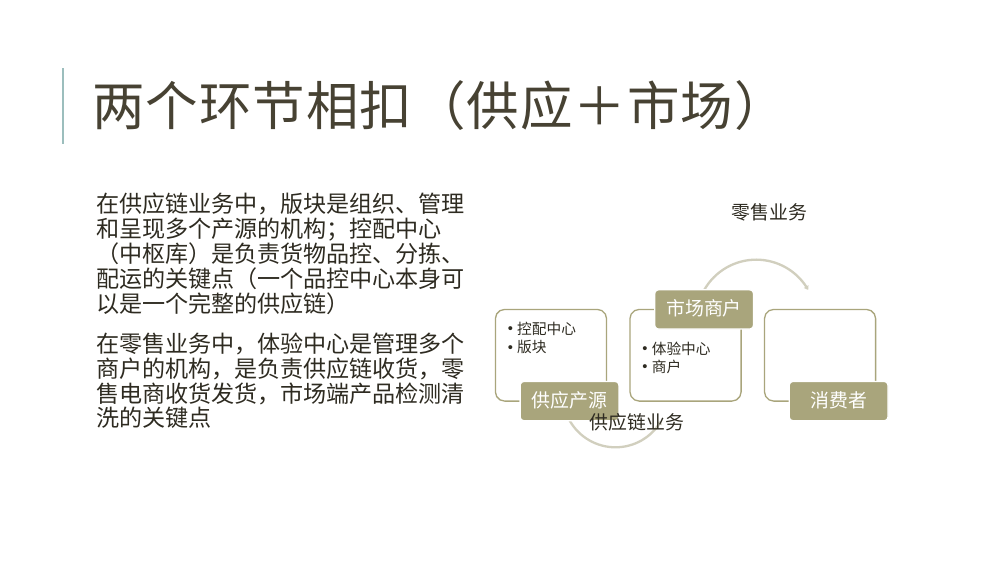
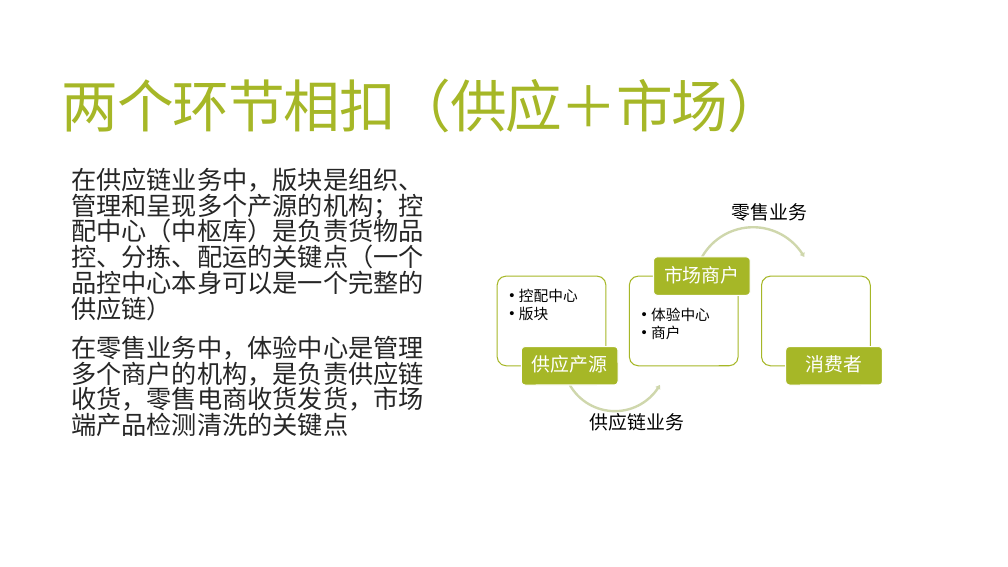
Before and after one commit to jzgi/chainsmart, a slide deck: slide 8 of Docs/品链供销平台.pptx. Drawn at 1008x567 pixels with LibreOffice and Linux fonts; fonts in the diff are those of the drawing. Boxes give left, top, right and bottom in pixels: in the first picture for what was removed or moved away, otherwise in the second. Text is boxed around its words. In the diff, an @@ line names an element or a change of style, - is before the commit and + after.

```diff
--- a/Docs/品链供销平台.pptx
+++ b/Docs/品链供销平台.pptx
@@ title "两个环节相扣（供应＋市场）": place and size @@
-title "两个环节相扣（供应＋市场）" at bbox=[92, 80, 787, 130]
+title "两个环节相扣（供应＋市场）" at bbox=[62, 78, 784, 133]
@@ title "两个环节相扣（供应＋市场）" at bbox=[62, 78, 784, 133]: size 50 to 54 pt, text colour #474233 to #A6B727, letter spacing 1 to -1.2 pt; line spacing 0.8 to 0.85 @@
@@ line removed from (63, 144) to (63, 68) @@
@@ text "在供应链业务中，版块是组织、管理和呈现多个产源的机构；控配中心（中枢库）是负责货物品控、分拣、配运的关键点（一个品控中心 ...": place and size @@
-text "在供应链业务中，版块是组织、管理和呈现多个产源的机构；控配中心（中枢库）是负责货物品控、分拣、配运的关键点（一个品控中心 ..." at bbox=[96, 192, 465, 428]
+text "在供应链业务中，版块是组织、管理和呈现多个产源的机构；控配中心（中枢库）是负责货物品控、分拣、配运的关键点（一个品控中心 ..." at bbox=[71, 167, 424, 436]
@@ text "在供应链业务中，版块是组织、管理和呈现多个产源的机构；控配中心（中枢库）是负责货物品控、分拣、配运的关键点（一个品控中心 ..." at bbox=[71, 167, 424, 436]: size 22 to 24 pt, text colour #2E2B21 to #262626; line spacing 0.9 to 0.85; less space between paragraphs @@
@@ circular arrow: place and size @@
-circular arrow at bbox=[694, 257, 819, 382]
+circular arrow at bbox=[692, 225, 815, 348]
@@ circular arrow at bbox=[692, 225, 815, 348]: fill #D1CFBF to #D0D8AD; proportions changed @@
@@ rounded rectangle: place and size @@
-rounded rectangle at bbox=[495, 309, 606, 401]
+rounded rectangle at bbox=[498, 276, 606, 366]
@@ text colour #2E2B21 to #000000 in 4 elements at bbox=[590, 409, 684, 431], bbox=[732, 203, 808, 221], bbox=[519, 288, 578, 320], bbox=[651, 307, 710, 339] @@
@@ rounded rectangle: place and size @@
-rounded rectangle at bbox=[765, 309, 876, 401]
+rounded rectangle at bbox=[761, 276, 870, 366]
@@ outline #A9A57C 1.25 pt to #A6B727 1 pt in 3 elements at bbox=[498, 276, 606, 366], bbox=[629, 276, 738, 366], bbox=[761, 276, 870, 366] @@
@@ 4 texts, 3 rounded rectangles, 1 left circular arrow: place and size @@
-4 texts, 3 rounded rectangles, 1 left circular arrow at bbox=[517, 290, 754, 451]
+4 texts, 3 rounded rectangles, 1 left circular arrow at bbox=[519, 257, 750, 414]
@@ left circular arrow at bbox=[560, 305, 669, 414]: fill #D1CFBF to #D0D8AD; proportions changed @@
@@ fill #A9A57C to #A6B727; outline #FFFFFF 1.25 pt to #FFFFFF 1 pt in 3 elements at bbox=[653, 257, 750, 296], bbox=[522, 346, 619, 385], bbox=[786, 346, 882, 385] @@
@@ rounded rectangle: place and size @@
-rounded rectangle at bbox=[789, 382, 889, 421]
+rounded rectangle at bbox=[786, 346, 882, 385]
@@ text "消费者": place and size @@
-text "消费者" at bbox=[810, 391, 867, 409]
+text "消费者" at bbox=[806, 355, 863, 373]
```
Also in this commit, not shown: 31 other slides changed, 4 slides added, 17 other files.
